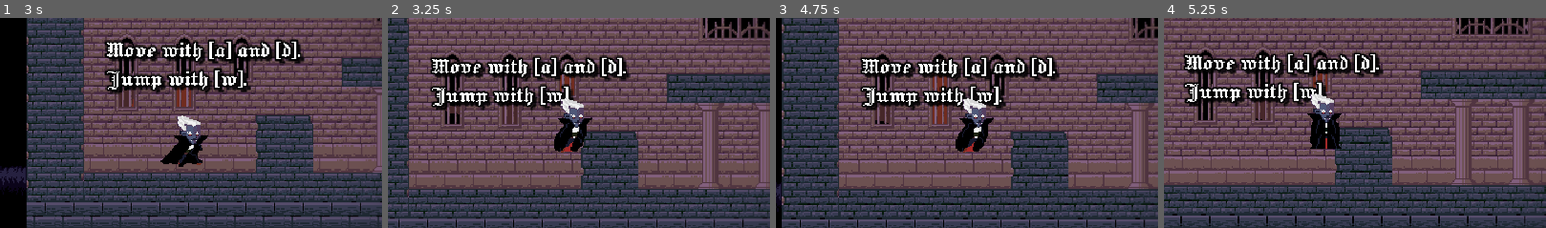
Above: before the commit, frames 1-4 (left to right).
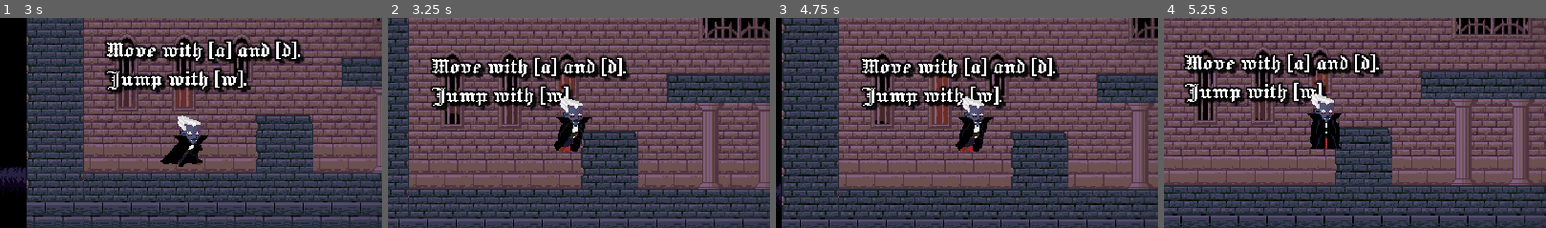
Above: after the commit, the same moments.

Repository: Agecaf/gmtk26-jamgame
Game: Godot game, scene res://main.tscn
Two runs of this game, one before a commit and one after it. Both use one fixed random seed, a clock stepped at 60 frames per second and the inputs below.
Inputs:
- Up to frame 1 (3 s): click "New Game" at 0.5 s; click "Continue" at 1.25 s; tap Enter (ui_accept) at 2, 2.75 s; hold S (crouch) 2.03-2.78 s; hold D (right) from 2.03 s (still down); tap W (jump) at 2.27 s; tap Backspace at 2.85 s
- Up to frame 2 (3.25 s): keep holding D (right); tap W (jump) at 3.02 s
- Up to frame 3 (4.75 s): release D (right) at 3.53 s; hold A (left) 3.53-4.28 s; tap Delete at 3.6 s; hold D (right) from 4.28 s (still down); tap Keypad Enter at 4.35 s; tap W (jump) at 4.52 s
- Up to frame 4 (5.25 s): keep holding D (right); tap Space at 5.1 s
The pictures show only the part of the screen within x 29-79%, y 21-71%; the shares and areas given below are measured in that part.

Frame 1 is identical in both runs. In frame 2, 0.6% of the frame differs, in the area x 43-54%, y 37-64%; in frame 3, 0.6%, in the area x 47-57%, y 37-64%; in frame 4, nothing differs.

Commit message:
Omit player jump animation anticipation frames when wall-jumping or jumping while running

Diff:
--- a/assets/art/player/vampire_anim.tres
+++ b/assets/art/player/vampire_anim.tres
@@ -182,6 +182,23 @@
 "transitions": PackedFloat32Array(1, 1),
 "update": 1,
 "values": [38, 39]
+}
+
+[sub_resource type="Animation" id="Animation_yb5vs"]
+length = 0.19999999999999998
+loop_mode = 1
+step = 0.1
+tracks/0/type = "value"
+tracks/0/imported = false
+tracks/0/enabled = true
+tracks/0/path = NodePath("Sprite:frame")
+tracks/0/interp = 1
+tracks/0/loop_wrap = true
+tracks/0/keys = {
+"times": PackedFloat32Array(0, 0.100000024),
+"transitions": PackedFloat32Array(1, 1),
+"update": 1,
+"values": [28, 31]
 }
 
 [sub_resource type="Animation" id="Animation_p7crj"]
@@ -212,5 +229,6 @@
 &"Idle_2": SubResource("Animation_dob5m"),
 &"Jump": SubResource("Animation_ueljf"),
 &"Land": SubResource("Animation_ohoeo"),
+&"RapidJump": SubResource("Animation_yb5vs"),
 &"Run": SubResource("Animation_p7crj")
 }
--- a/game/player/player_anim.gd
+++ b/game/player/player_anim.gd
@@ -56,7 +56,10 @@
 			animator.play(&'Vampire/Hang')
 
 		Player.State.JUMPING:
-			animator.play(&'Vampire/Jump')
+			if player.previous_state in [Player.State.RUNNING, Player.State.HANGING]:
+				animator.play(&'Vampire/RapidJump')
+			else:
+				animator.play(&'Vampire/Jump')
 
 		Player.State.GLIDING:
 			animator.play(&'Vampire/Glide')
